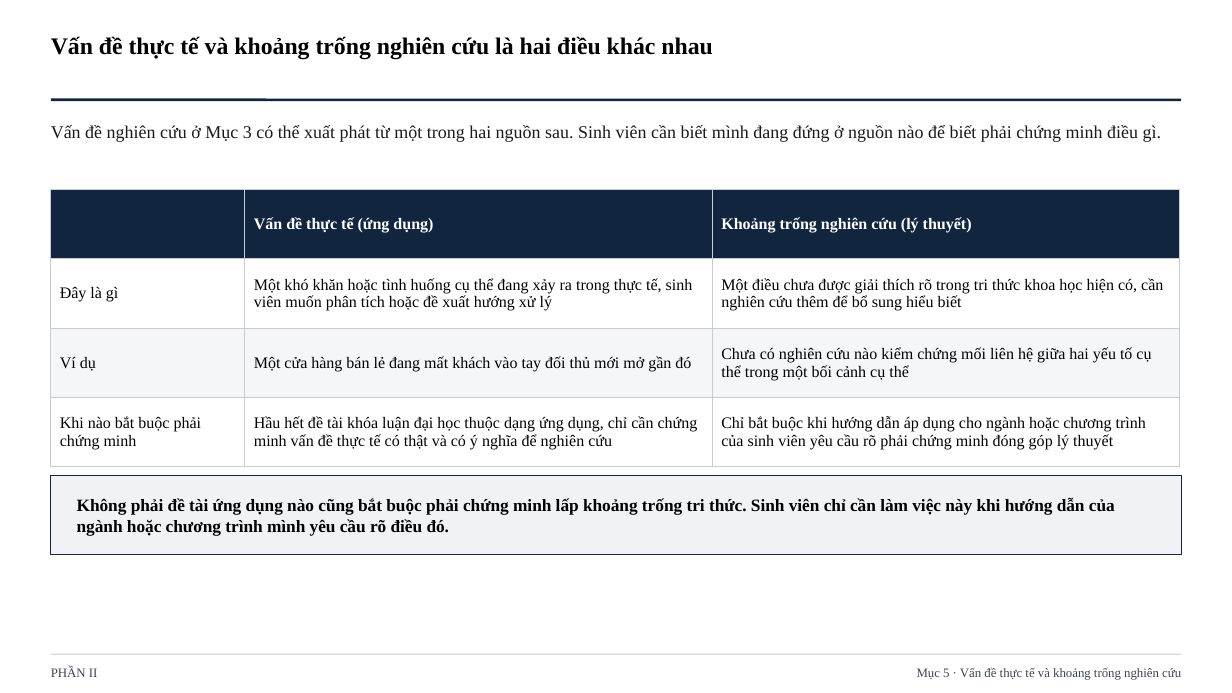
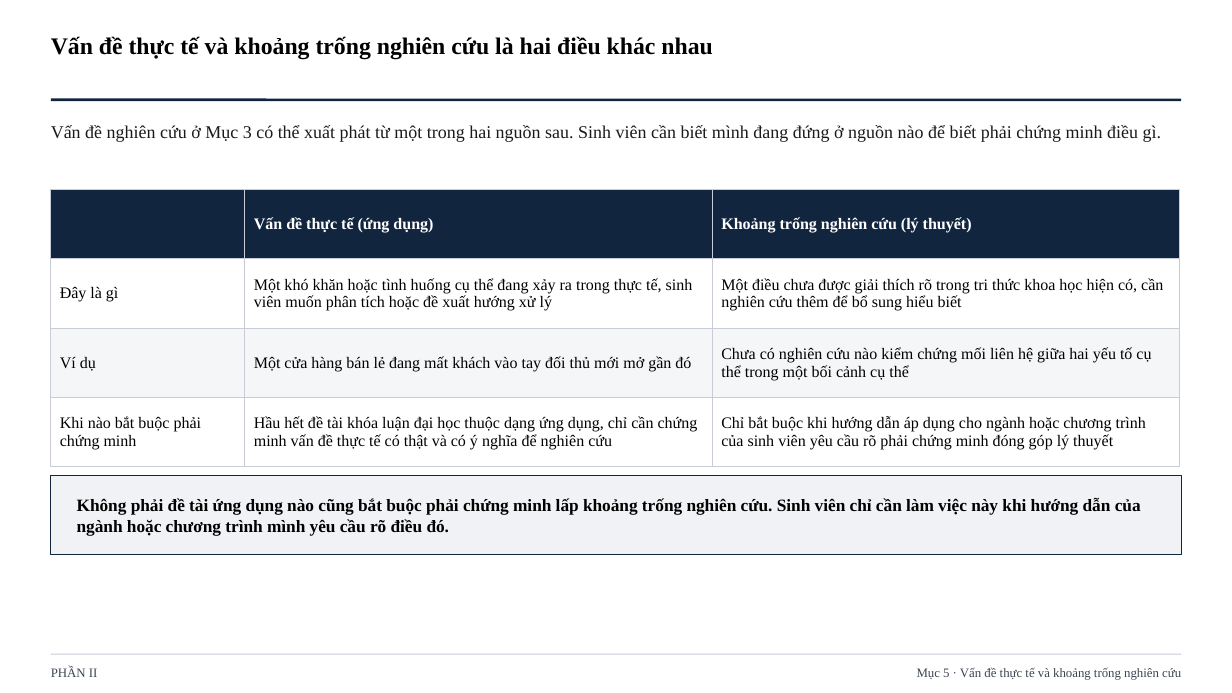
Before and after one commit to johnneinadlerr0353-bot/sachhuongdan, a slide deck: slide 16 of Core_Slide_1_HD1_da_dieu_chinh.pptx. Drawn at 1232x693 pixels with LibreOffice and Linux fonts; fonts in the diff are those of the drawing. Boxes give left, top, right and bottom in pixels: in the first picture for what was removed or moved away, otherwise in the second. Text is boxed around its words. In the diff, an @@ line names an element or a change of style, - is before the commit and + after.

```diff
--- a/Core_Slide_1_HD1_da_dieu_chinh.pptx
+++ b/Core_Slide_1_HD1_da_dieu_chinh.pptx
@@ text at box(77, 498, 1141, 536): text changed @@
-Không phải đề tài ứng dụng nào cũng bắt buộc phải chứng minh lấp khoảng trống tri thức. Sinh viên chỉ cần làm việc này khi hướng dẫn của ngành hoặc chương trình mình yêu cầu rõ điều đó.
+Không phải đề tài ứng dụng nào cũng bắt buộc phải chứng minh lấp khoảng trống nghiên cứu. Sinh viên chỉ cần làm việc này khi hướng dẫn của ngành hoặc chương trình mình yêu cầu rõ điều đó.
```
Also in this commit, not shown: 7 other slides changed, 1 other file.
